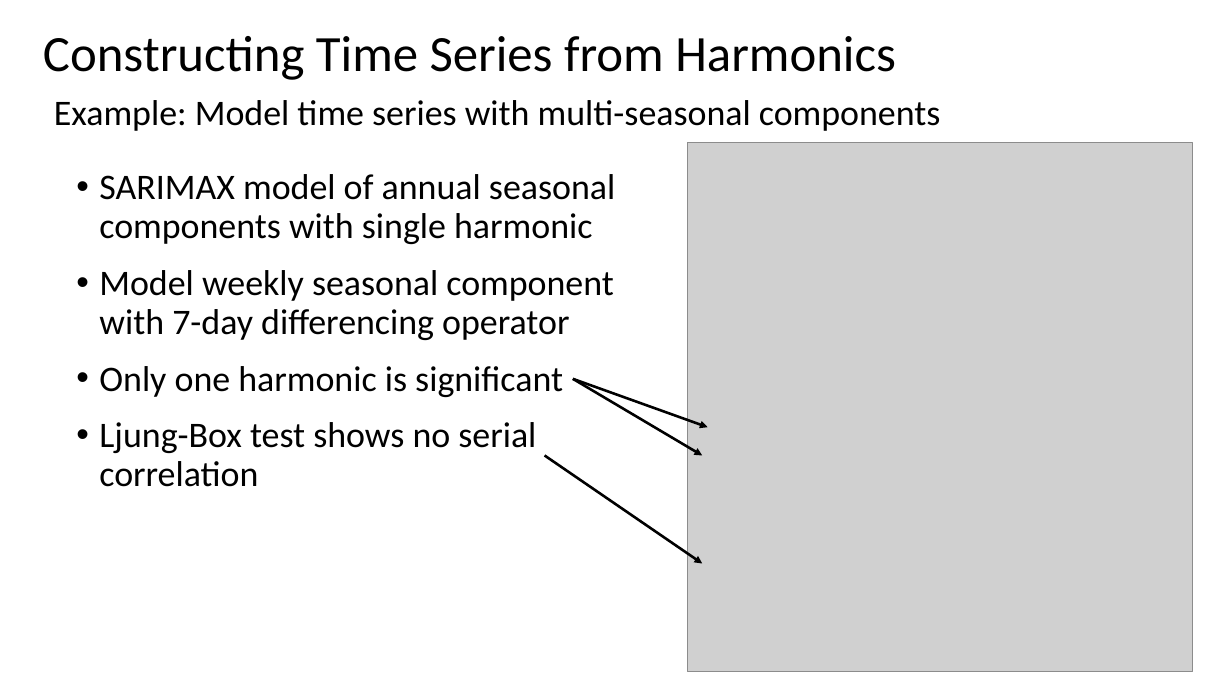
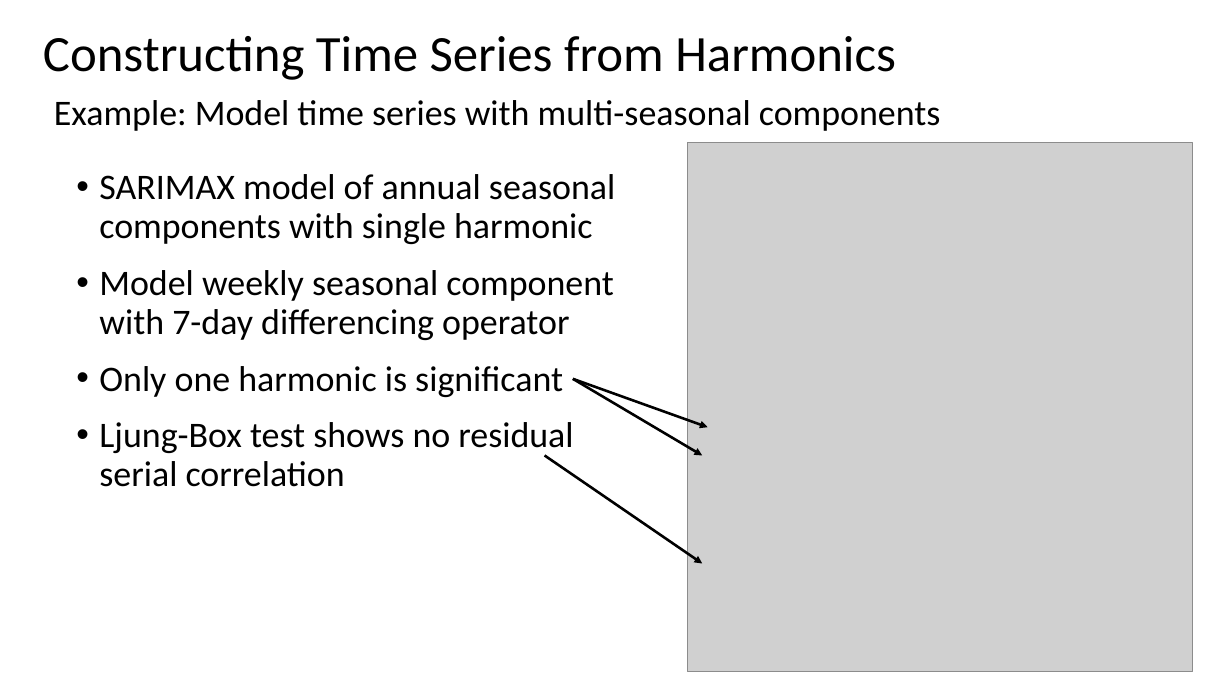
Before and after one commit to StephenElston/CSCI-E-83, a slide deck: slide 21 of LectureSlides/14_ComplexTimeSeries.pptx (slide 19 before the commit). Drawn at 1232x693 pixels with LibreOffice and Linux fonts; fonts in the diff are those of the drawing; grey boxes stand for pictures. Boxes give left, top, right and bottom in pixels: in the first picture for what was removed or moved away, otherwise in the second. Text is boxed around its words. In the diff, an @@ line names an element or a change of style, - is before the commit and + after.

```diff
--- a/LectureSlides/14_ComplexTimeSeries.pptx
+++ b/LectureSlides/14_ComplexTimeSeries.pptx
@@ text at <box>99,422,573,487</box>: text changed @@
-• Ljung-Box test shows no serial correlation
+• Ljung-Box test shows no residual serial correlation
```
Also in this commit, not shown: 7 other slides changed, 10 slides added, 1 slide removed.
